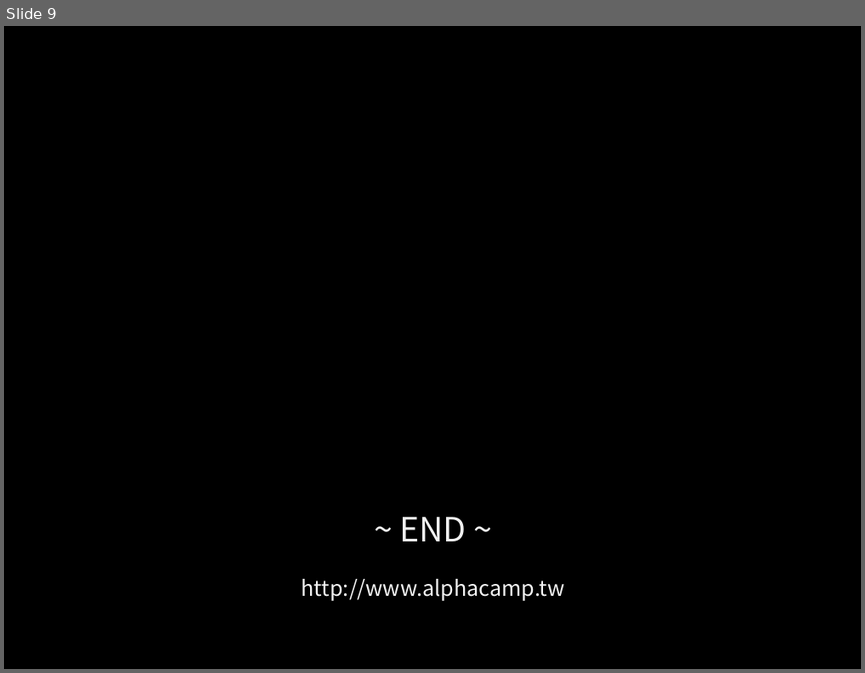
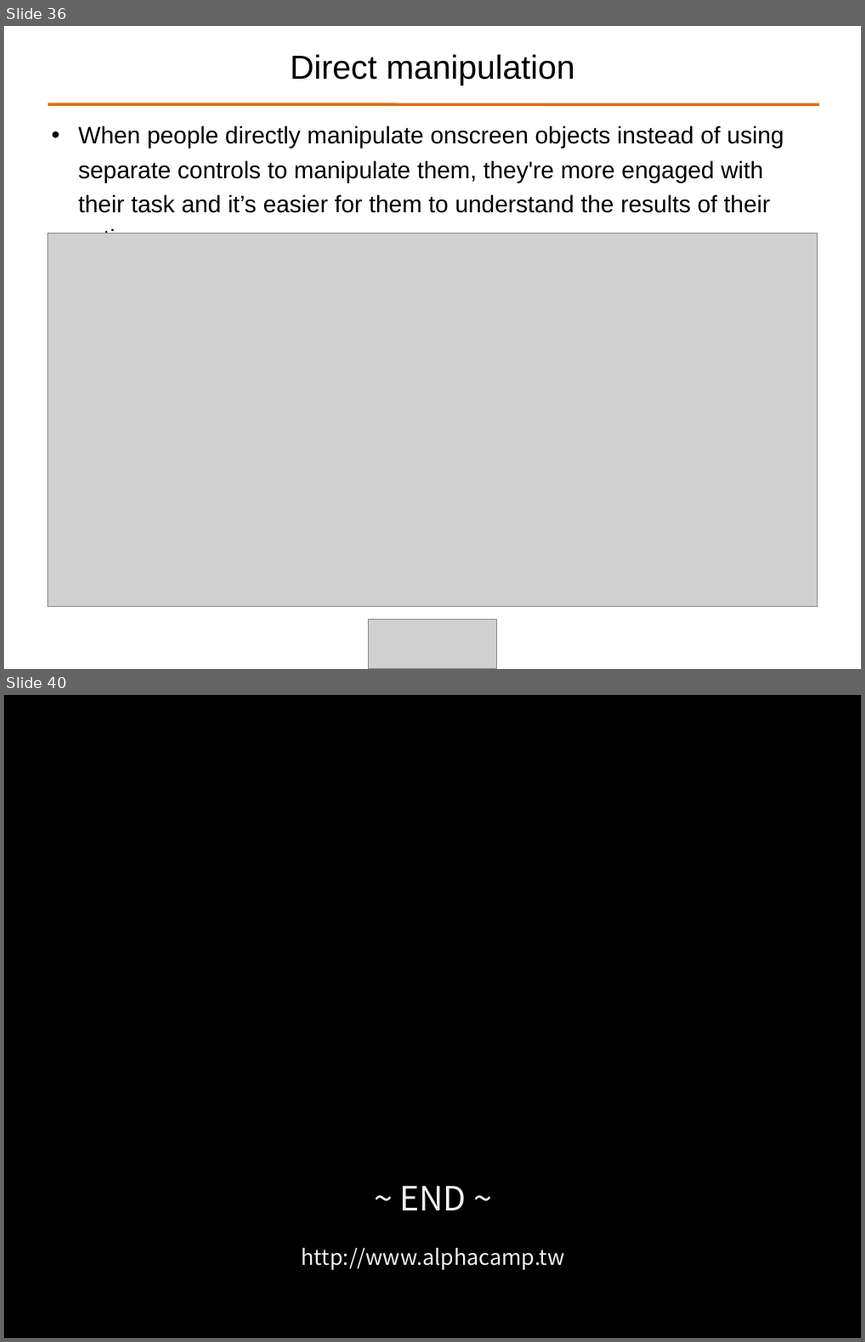
Before and after one commit to ALPHACamp/Camp-3-iOS-Dev, a slide deck: Class presentation/Week3 - Shyne/10-20-2014.ppt. Shown one above the other, each under a label of ours: slide 9 before the commit, slides 36 and 40 after it; the slides between them are not shown. The pictures are 865x673 and 865x1342 pixels, drawn with LibreOffice and Linux fonts; fonts in the diff are those of the drawing; grey boxes stand for pictures. Boxes give left, top, right and bottom in pixels: in the first picture for what was removed or moved away, otherwise in the second. Text is boxed around its words. In the diff, an @@ line names an element or a change of style, - is before the commit and + after.

```diff
--- a/Class presentation/Week3 - Shyne/10-20-2014.ppt
+++ b/Class presentation/Week3 - Shyne/10-20-2014.ppt
@@ slide 36 added at [4,26,861,669], background #FFFFFF @@
@@ title added at [290,54,575,86], 28 pt, text #000000 @@
+Direct manipulation
@@ line added from (47, 104) to (819, 104), #E46C0A 2.49 pt @@
@@ text added at [78,125,783,233], 20 pt, text #000000 @@
+• When people directly manipulate onscreen objects instead of using separate controls to manipulate them, they're more engaged with their task and it’s easier for them to understand the results of their actions.
@@ picture added at [47,233,817,606] @@
@@ picture added at [368,619,497,669] @@
@@ what was slide 9 is now slide 40 @@
```
Also in this commit, not shown: 37 other slides added, 7 slides removed, 3 other files.
